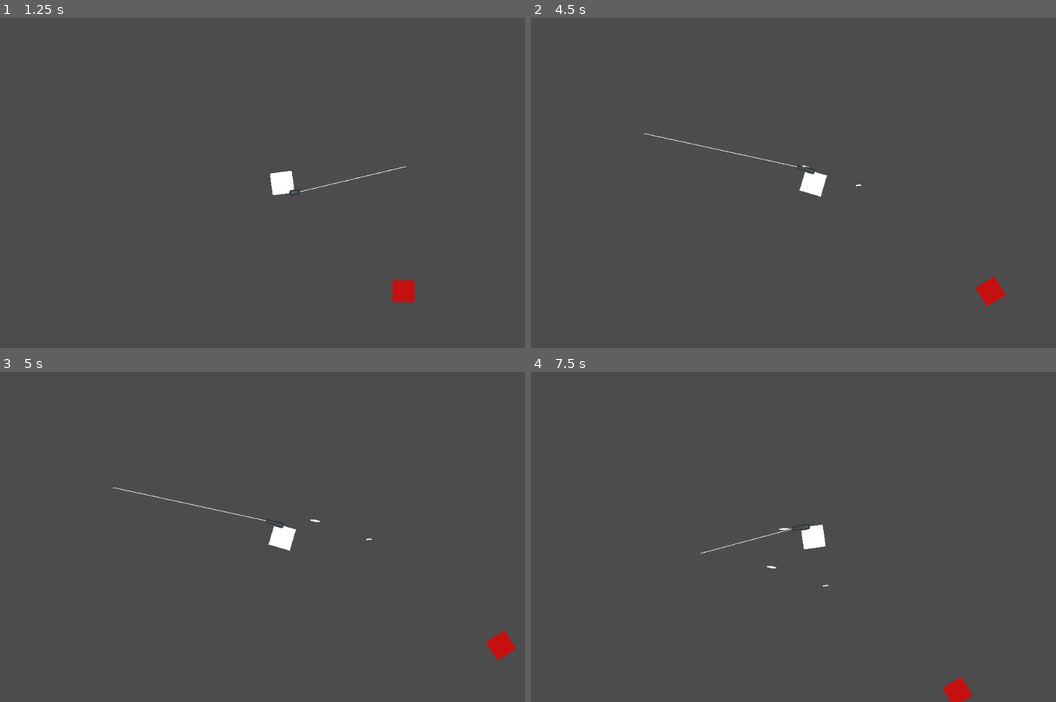
Above: before the commit, frames 1-4 (two rows, left to right).
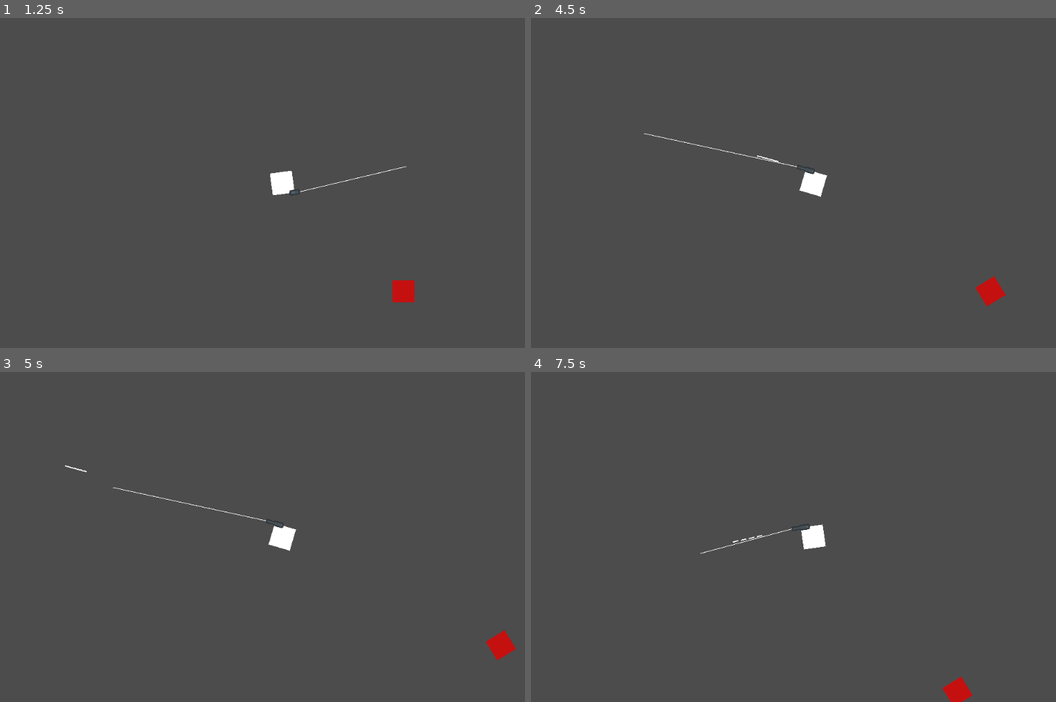
Above: after the commit, the same moments.

Repository: Eniiqz/CubeZ
Game: Godot game, scene res://World/World.tscn
Two runs of this game, one before a commit and one after it. Both use one fixed random seed, a clock stepped at 60 frames per second and the inputs below.
Inputs (mouse positions are in pixels of both pictures, inside the frame that each line leads up to):
- Up to frame 1 (1.25 s): tap Enter at 0.5 s; move the mouse to (404, 166) at 0.52 s; hold D (move_right) from 0.53 s (still down); hold Shift (move_sprint) from 0.53 s (still down)
- Up to frame 2 (4.5 s): move the mouse to (699, 199) at 1.27 s; release D (move_right) at 1.28 s; release Shift (move_sprint) at 1.28 s; hold S (move_down) 1.28-2.03 s; click (699, 199) at 1.35 s; move the mouse to (872, 110) at 2.02 s; hold D (move_right) 2.03-2.78 s; tap 1 (weapon_slot_1) at 2.1 s; move the mouse to (783, 249) at 2.77 s; hold W (move_up) 2.78-3.53 s; tap 2 (weapon_slot_2) at 2.85 s; move the mouse to (982, 232) at 3.52 s; hold Shift (move_sprint) 3.53-4.28 s; hold A (move_left) from 3.53 s (still down); move the mouse to (646, 133) at 4.27 s; click (646, 133) at 4.35 s
- Up to frame 3 (5 s): keep holding A (move_left)
- Up to frame 4 (7.5 s): move the mouse to (840, 537) at 5.02 s; release A (move_left) at 5.03 s; hold S (move_down) 5.03-5.78 s; tap 1 (weapon_slot_1) at 5.1 s; move the mouse to (730, 454) at 5.77 s; hold D (move_right) 5.78-6.53 s; tap 2 (weapon_slot_2) at 5.85 s; move the mouse to (935, 520) at 6.52 s; hold W (move_up) 6.53-7.28 s; hold Shift (move_sprint) 6.53-7.28 s; move the mouse to (699, 553) at 7.27 s; hold D (move_right) from 7.28 s (still down); click (699, 553) at 7.35 s

Frame 1 is identical in both runs. In frame 2, less than 0.1% of the frame differs, in the area x 43-63%, y 41-52%; in frame 3, less than 0.1%; in frame 4, less than 0.1%, in the area x 38-57%, y 47-65%.

Commit message:
Finished bullet, deletes after exceeding max_range

Diff:
--- a/Bullet/Bullet.gd
+++ b/Bullet/Bullet.gd
@@ -15,12 +15,15 @@
 
 func _physics_process(delta: float) -> void:
 	if weapon_fired_from != null and direction != Vector2.ZERO:
+		var distance_from_weapon = global_position.distance_to(weapon_fired_from.WeaponEnd.global_position)
 		# TODO: BULLET IS NOT LINED UP WITH LINE AND MOUSE CURSOR, COULD BE PART OF A LARGER ISSUE!!
 		var velocity = direction * weapon_fired_from.bullet_velocity
 		global_position += velocity * delta
+		if distance_from_weapon > weapon_fired_from.max_range:
+			queue_free()
 
 
 func _on_Bullet_body_entered(body: Node) -> void:
 	if body is KinematicBody2D and body.is_in_group("Zombie"):
 		emit_signal("bullet_hit", body)
-		queue_free()
+	queue_free()
--- a/Player/Player.tscn
+++ b/Player/Player.tscn
@@ -28,9 +28,9 @@
 default_ammo_reserve = 80
 fire_rate = 500
 damage = 23
-max_range = 850
+max_range = 1450
 reload_time = 2.4
-bullet_velocity = 1200
+bullet_velocity = 1000
 
 [node name="Sprite" parent="WeaponManager/Pistol" index="1"]
 texture = ExtResource( 4 )
@@ -39,8 +39,8 @@
 position = Vector2( 9.5, 0 )
 
 [node name="SMG" parent="WeaponManager" instance=ExtResource( 5 )]
-max_range = 900
-bullet_velocity = 2500
+max_range = 1500
+bullet_velocity = 750
 
 [node name="Reload" parent="WeaponManager/SMG" index="4"]
 one_shot = false
--- a/Weapons/WeaponManager.gd
+++ b/Weapons/WeaponManager.gd
@@ -45,31 +45,27 @@
 
 func _create_bullet():
 	var NewBullet = Bullet.instance()
-	NewBullet.connect("bullet_hit", self, "send_signal_up")
+	NewBullet.connect("bullet_hit", self, "on_bullet_hit")
 	var bullet_start_pos = current_weapon.WeaponEnd.get_global_position()
 	var bullet_rot_deg = Player.get_rotation_degrees()
+	Player.owner.add_child(NewBullet)
 	NewBullet.position = bullet_start_pos
-	NewBullet.set_rotation_degrees(bullet_rot_deg)
-	Player.owner.add_child(NewBullet)
+	#NewBullet.set_rotation_degrees(bullet_rot_deg)
+	NewBullet.set_direction((get_global_mouse_position() - current_weapon.WeaponEnd.global_position).normalized())
 	NewBullet.set_weapon_fired_from(current_weapon)
 
-func send_signal_up(object_hit):
+func on_bullet_hit(object_hit):
 	print(object_hit)
 	if object_hit is KinematicBody2D and object_hit.is_in_group("Zombie"):
 		object_hit.health -= current_weapon.damage
-	# TODO: Switch to using actual Bullet, raycasting is kinda whack i think
-	#PlayerRaycast.cast_to = Vector2(current_weapon.max_range, 0)
-	#PlayerRaycast.enabled = true
-	#PlayerRaycast.force_raycast_update()
-	#if PlayerRaycast.is_colliding():
-		#var collider = PlayerRaycast.get_collider()
-		#if collider is KinematicBody2D and collider.is_in_group("Zombie"):
-		#	collider.health -= current_weapon.damage
-	#PlayerRaycast.enabled = false
+
+func send_signal_up():
+	pass
 
 func _process(delta):
 	if current_weapon != null:
-		current_weapon.WeaponLine.set_point_position(1, to_local(get_global_mouse_position()) - Vector2(20, 20))
+		var line_offset = Player.get_node("CollisionShape2D").shape.get_extents()
+		current_weapon.WeaponLine.set_point_position(1, to_local(get_global_mouse_position()) - line_offset)
 		if Input.is_action_pressed("weapon_shoot"):
 			match current_weapon.fire_mode:
 				1:
